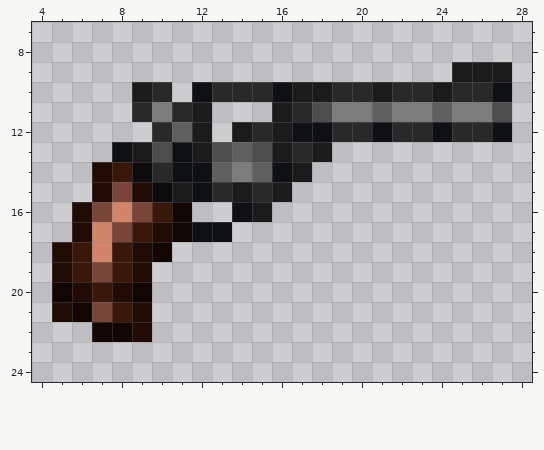
Two states of a pixel-art sprite, Resources/Textures/_RMC14/Objects/Weapons/Guns/Pistols/m44.rsi/bolt-open.png. That is the earlier state.
The file is 32x32 pixels. Colours within 5 levels of each other are drawn and written as one. Shown: x 4..28, y 7..24.
New version:
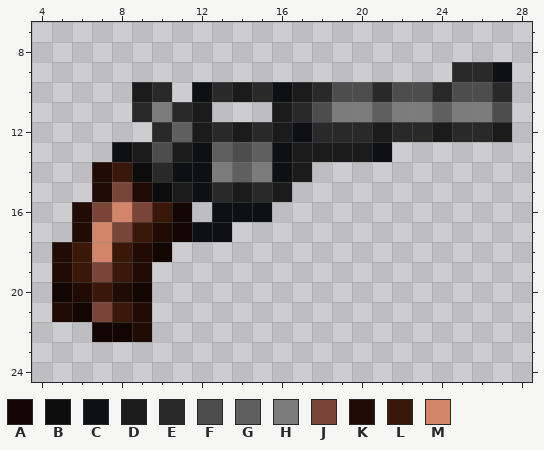
Palette (. is transparent): A #110602  B #0c0c0c  C #0f1013  D #1b1b1b  E #292929  F #4d4d4d  G #5f5f5f  H #7c7c7c  J #794539  K #200c04  L #391709  M #d38569
The edit:
y 9: x 25..27 DDD -> EEC
y 10: x 14 E -> D; x 18..27 DEEDEEDEEC -> EFFEFFEFFE
y 12: x 13 . -> E; x 18 C -> E; x 21 C -> D; x 24 C -> D; x 27 C -> D
y 13: x 11..17 CDFGFDE -> DCGFGCD; x 19..21 ... -> DDC
y 14: x 13..15 GHG -> HGH
y 16: x 13 . -> C; x 15 D -> C
Boxes around the changes in both pictures, in picture pixels (x1, y1, x2, y2):
changed: (172, 62, 512, 222)
